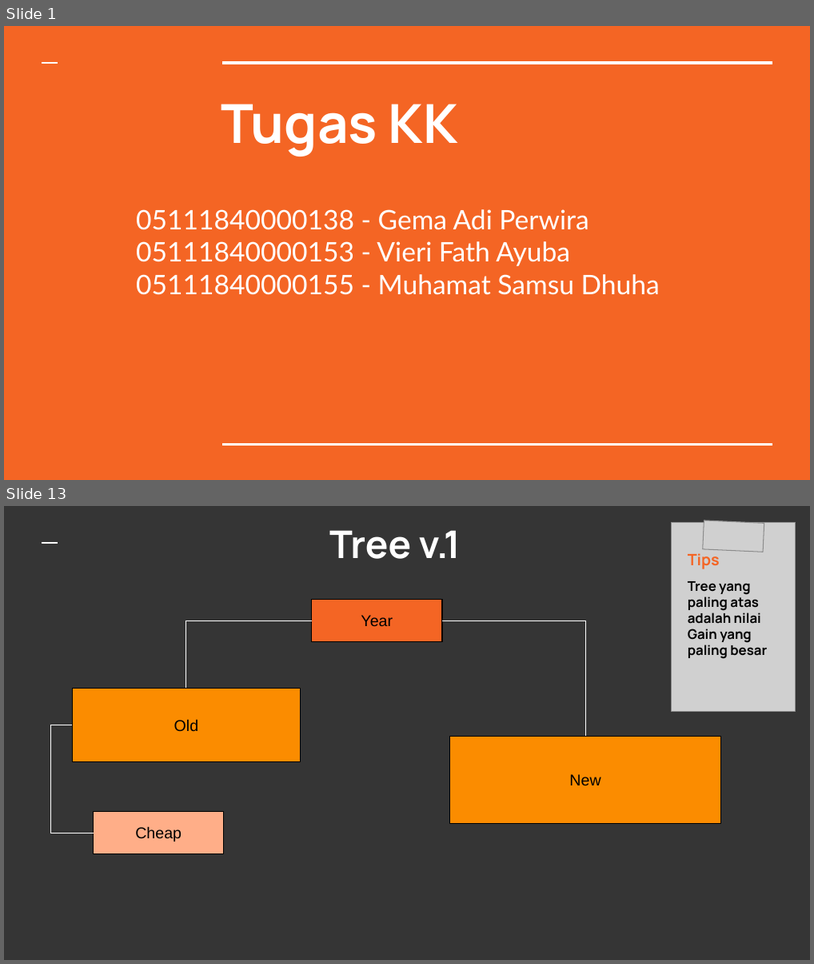
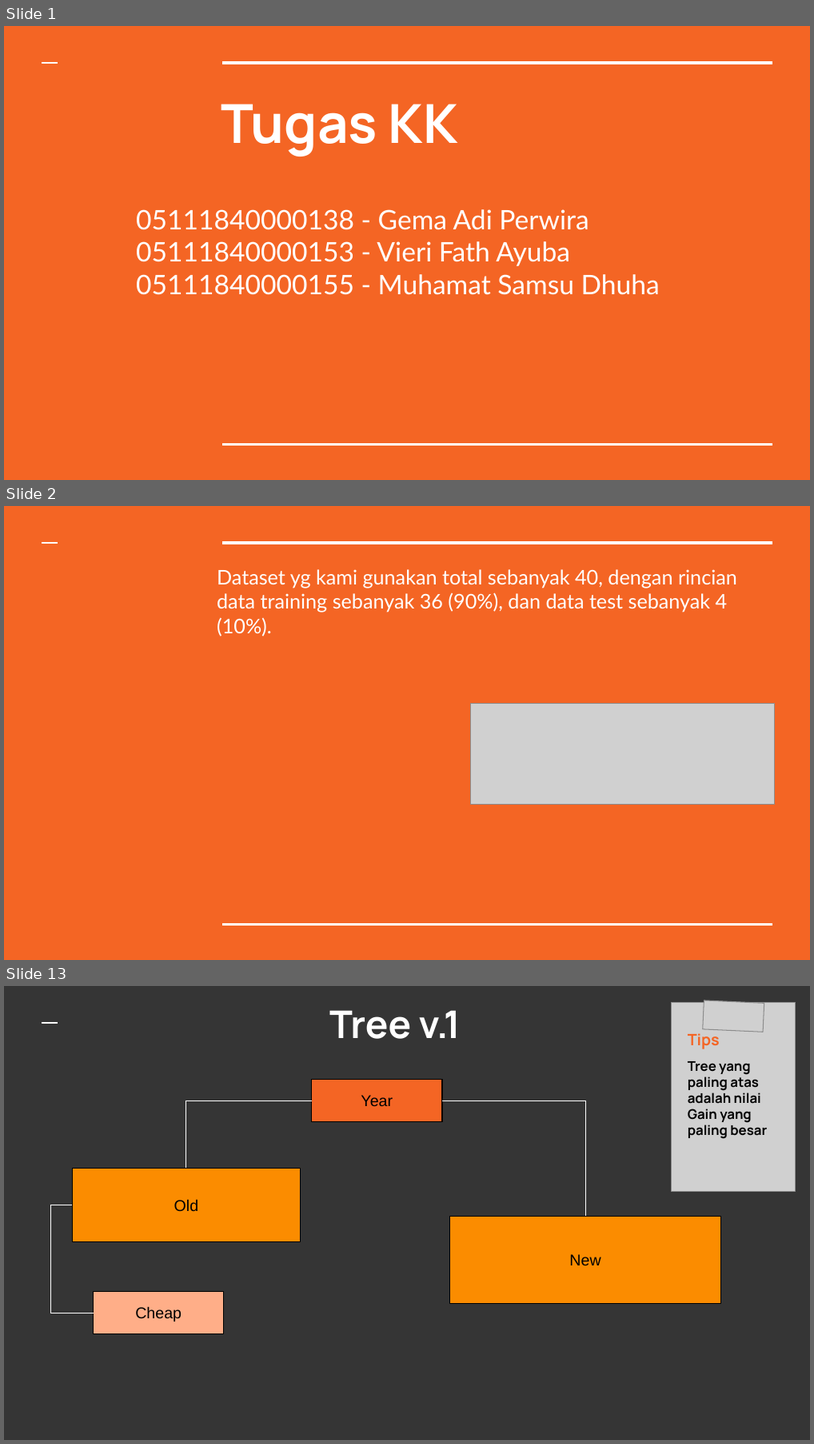
Before and after one commit to vierifath/TugasKK_B_Kelompok2, a slide deck: TugasMingguKe-4/decisiontree.ppt.pptx. Shown one above the other, each under a label of ours: slides 1 and 13 before the commit, slides 1, 2 and 13 after it; the slides between them are not shown. The pictures are 814x964 and 814x1444 pixels, drawn with LibreOffice and Linux fonts; fonts in the diff are those of the drawing; grey boxes stand for pictures. Boxes give left, top, right and bottom in pixels: in the first picture for what was removed or moved away, otherwise in the second. Text is boxed around its words. In the diff, an @@ line names an element or a change of style, - is before the commit and + after.

```diff
--- a/TugasMingguKe-4/decisiontree.ppt.pptx
+++ b/TugasMingguKe-4/decisiontree.ppt.pptx
@@ slide 2 added at [4,506,810,960], background #F46524; not listed: 3 template elements that a slide beside it also shows @@
@@ subtitle added at [217,569,738,636], 18 pt, text #FFFFFF @@
+Dataset yg kami gunakan total sebanyak 40, dengan rincian data training sebanyak 36 (90%), dan data test sebanyak 4 (10%).
@@ picture added at [471,703,775,804] @@
```
Also in this commit, not shown: 19 slides changed, 6 slides removed.
